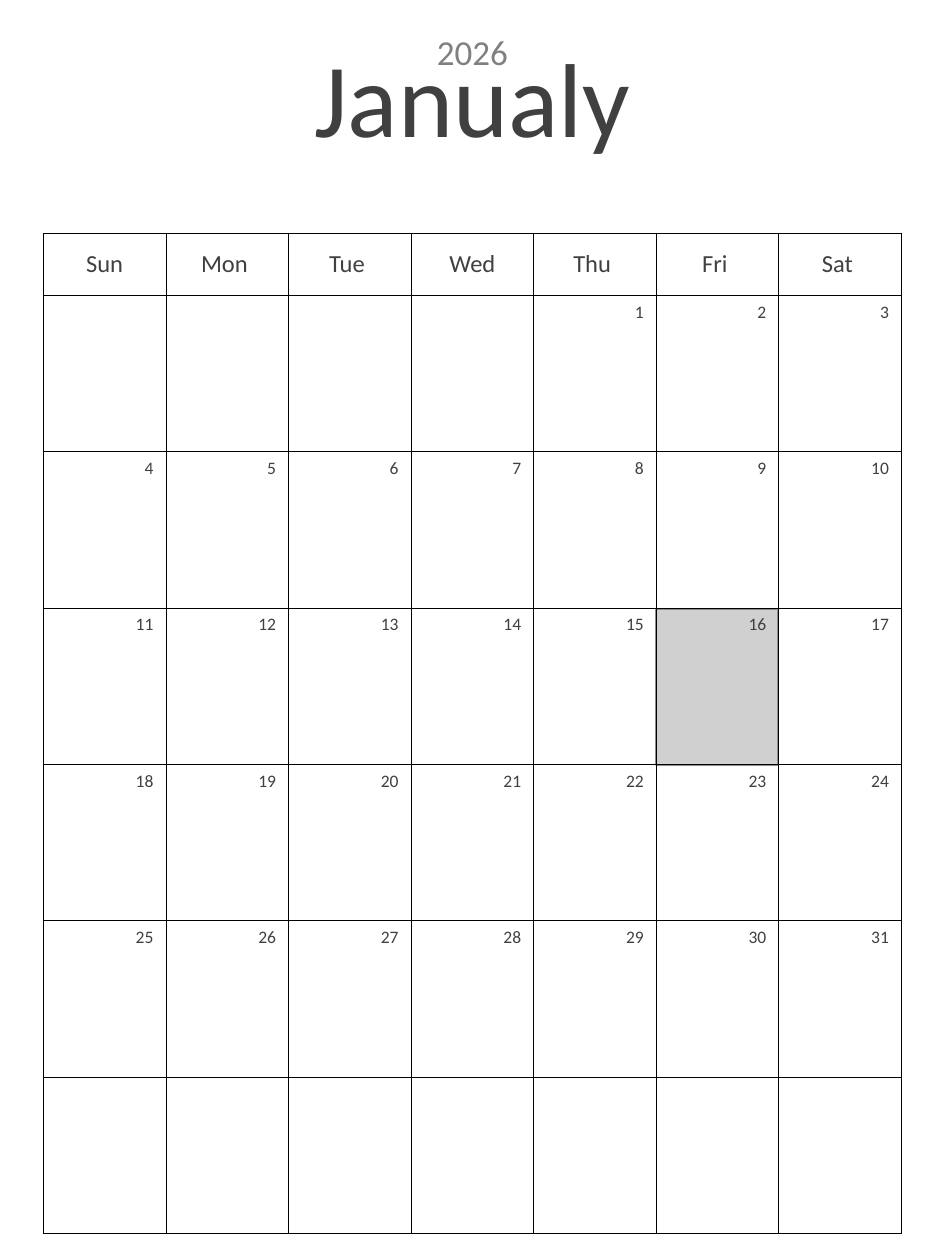
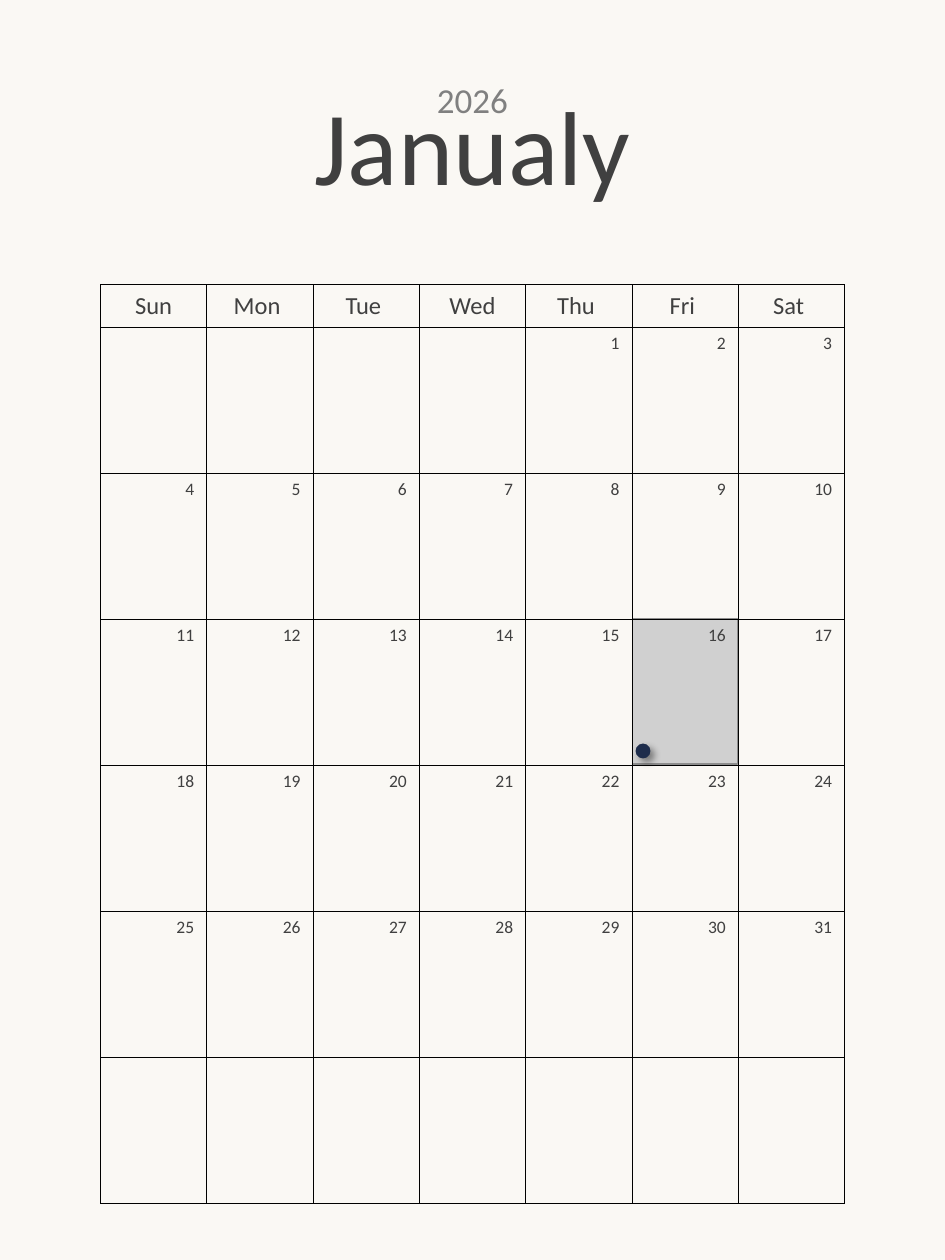
Before and after one commit to newdlakstod/G1_Sketchbook, a slide deck: slide 3 of image/UI design/세로모드.pptx (slide 1 before the commit). Drawn at 945x1260 pixels with LibreOffice and Linux fonts; fonts in the diff are those of the drawing; grey boxes stand for pictures. Boxes give left, top, right and bottom in pixels: in the first picture for what was removed or moved away, otherwise in the second. Text is boxed around its words. In the diff, an @@ line names an element or a change of style, - is before the commit and + after.

```diff
--- a/image/UI design/세로모드.pptx
+++ b/image/UI design/세로모드.pptx
@@ background #FFFFFF to #FAF8F4 @@
@@ text "Janualy": place and size @@
-text "Janualy" at (314, 50, 630, 154)
+text "Janualy" at (314, 98, 630, 202)
@@ text "2026": place and size @@
-text "2026" at (437, 41, 508, 65)
+text "2026" at (437, 89, 508, 113)
@@ table: place and size @@
-table at (43, 233, 898, 1234)
+table at (101, 285, 842, 1203)
@@ picture: place and size @@
-picture at (656, 610, 779, 766)
+picture at (633, 619, 737, 765)
@@ ellipse added at (635, 743, 650, 759), fill #1E2D4C @@
```
Also in this commit, not shown: 1 other slide changed, 2 slides added, 10 other files.
